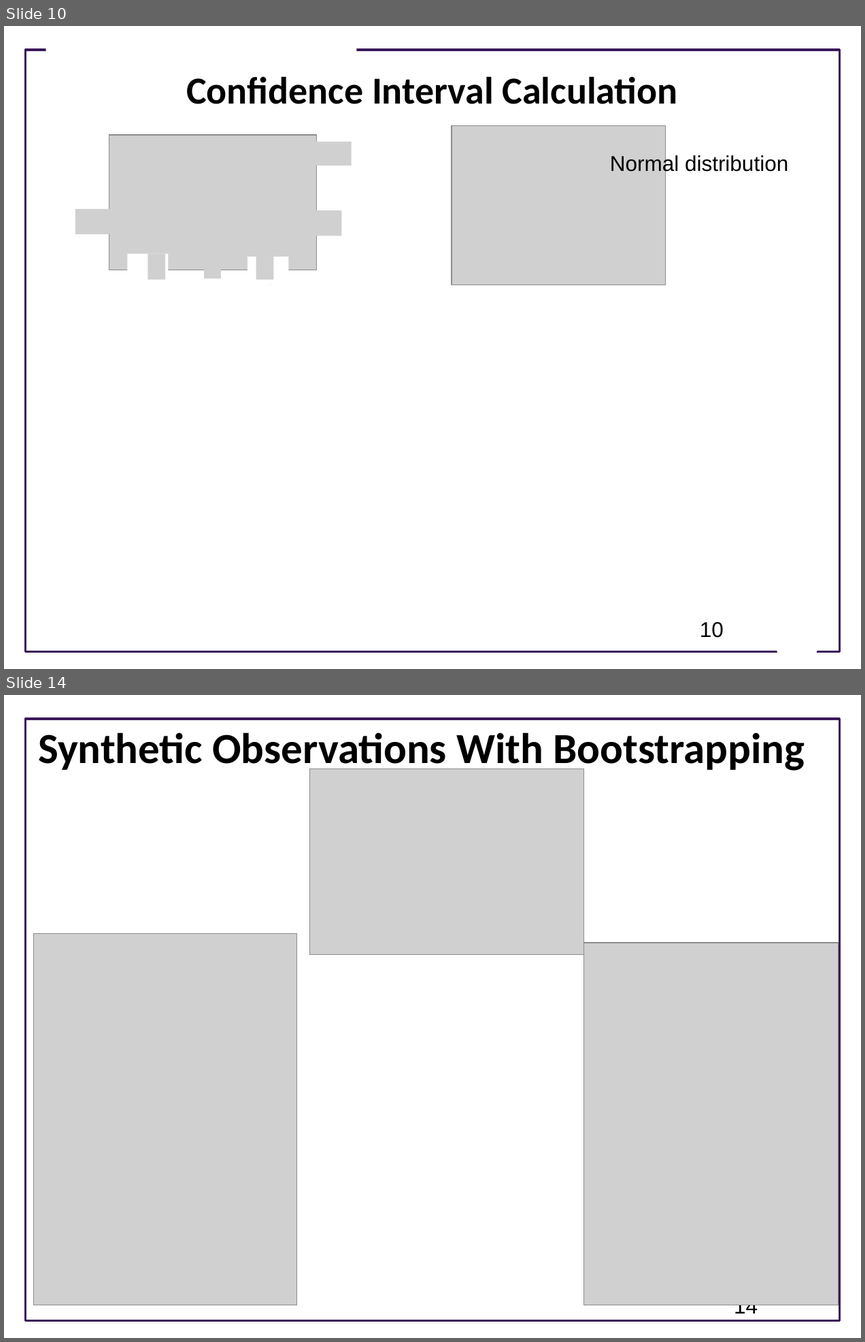
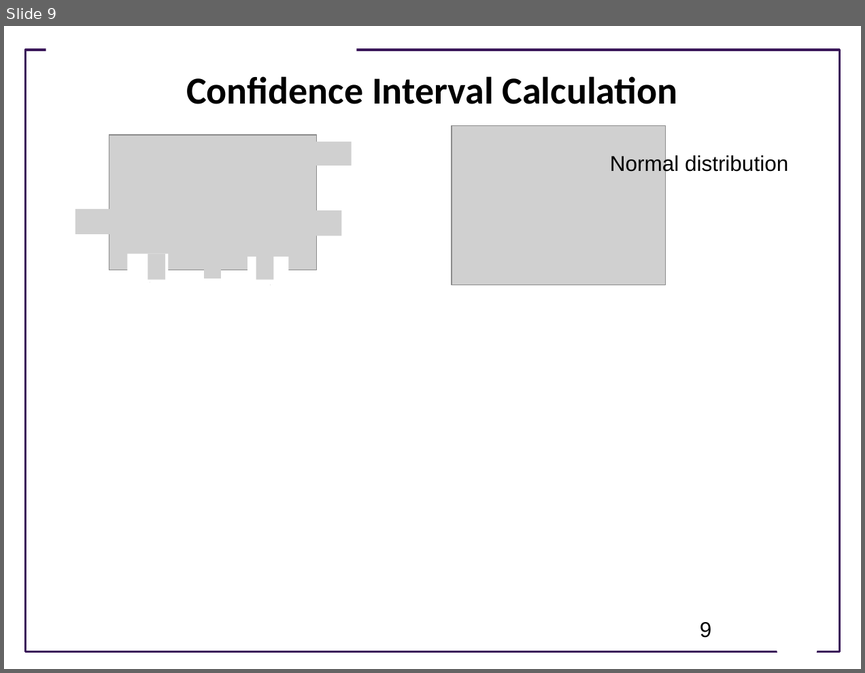
Before and after one commit to ModelEngineering/advancing-biomedical-models, a slide deck: lecture_12/12_Parameter_Confidence_Intervals_With_Bootstrapping.pptx. Shown one above the other, each under a label of ours: slides 10 and 14 before the commit, slide 9 after it; the slides between them are not shown. The pictures are 865x1342 and 865x673 pixels, drawn with LibreOffice and Linux fonts; fonts in the diff are those of the drawing; grey boxes stand for pictures; background and template pictures are left out. Boxes give left, top, right and bottom in pixels: in the first picture for what was removed or moved away, otherwise in the second. Text is boxed around its words. In the diff, an @@ line names an element or a change of style, - is before the commit and + after.

Commit message:
Updated bootstrapping

```diff
--- a/lecture_12/12_Parameter_Confidence_Intervals_With_Bootstrapping.pptx
+++ b/lecture_12/12_Parameter_Confidence_Intervals_With_Bootstrapping.pptx
@@ slide 14 removed at [4,695,861,1338], background #FFFFFF; not listed: 1 template element that a slide beside it also shows @@
@@ title removed at [38,732,805,774] @@
-Synthetic Observations With Bootstrapping
@@ picture removed at [310,768,584,955] @@
@@ picture removed at [33,933,296,1304] @@
@@ picture removed at [583,943,838,1305] @@
@@ page number removed at [734,1304,757,1317] @@
-14
@@ what was slide 10 is now slide 9 @@
@@ page number at [700,622,712,637]: text changed @@
-10
+9
```
Also in this commit, not shown: 1 slide changed, 5 other slides removed, 1 other file.
